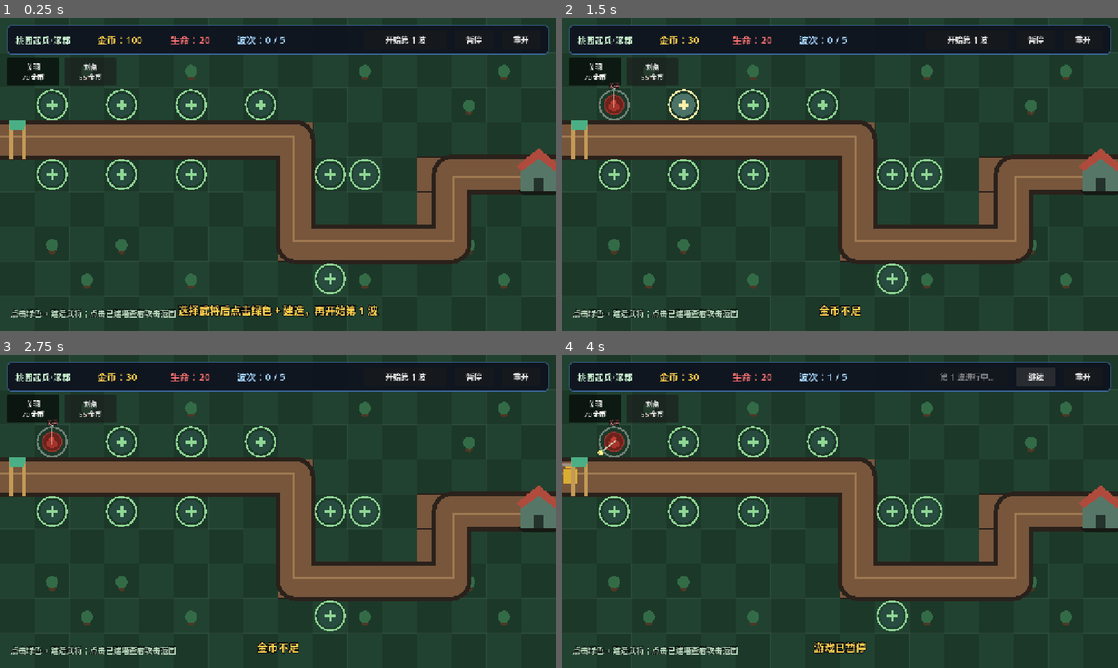
Above: before the commit, frames 1-4 (two rows, left to right).
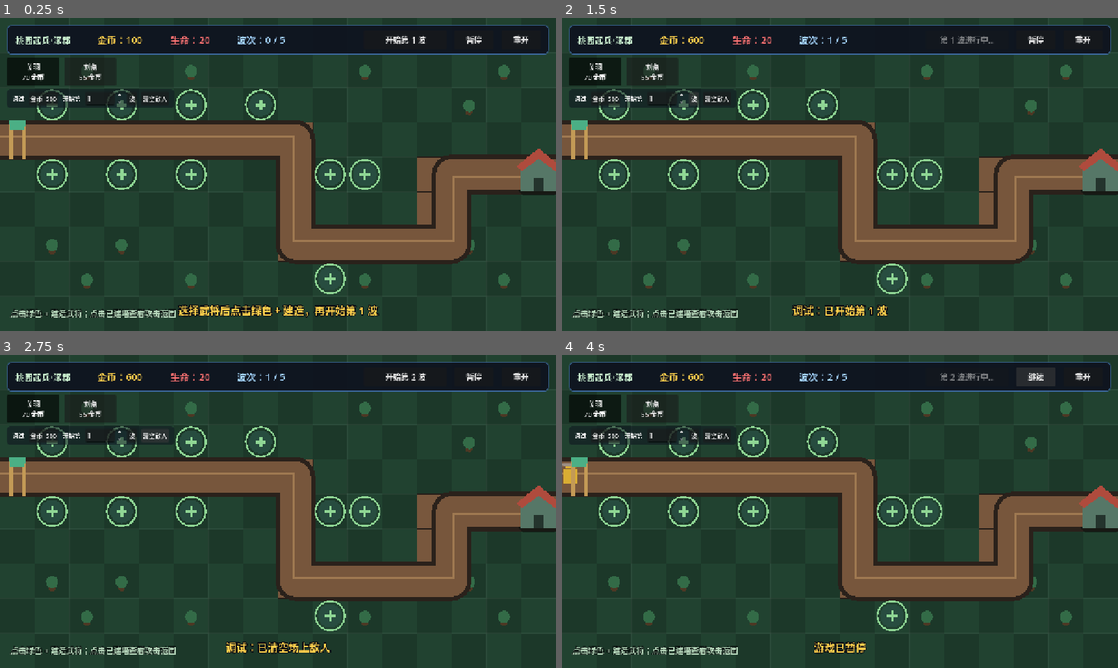
Above: after the commit, the same moments.

Repository: xiaohama21/TowerDefense
Game: Godot game, scene res://scenes/Main.tscn
Two runs of this game, one before a commit and one after it. Both use one fixed random seed, a clock stepped at 60 frames per second and the inputs below.
Inputs (mouse positions are in pixels of both pictures, inside the frame that each line leads up to):
- Up to frame 1 (0.25 s): no input
- Up to frame 2 (1.5 s): click (606, 99) at 0.5 s, where only the run after the commit has a clickable "金币+500"; click (695, 99) at 1.25 s, where only the run after the commit has a clickable "波"
- Up to frame 3 (2.75 s): click (155, 436) at 2 s, where only the run after the commit has a clickable "清空敌人"
- Up to frame 4 (4 s): click "开始第 1 波" (after the commit: "开始第 2 波") at 2.75 s; click "暂停" at 3.5 s

The runs differ from the first frame. In frame 1, 1.5% of the frame differs, in the area x 1-32%, y 22-29%; in frame 2, 2.4%, in the area x 1-78%, y 5-96%; in frame 3, 1.9%; in frame 4, 1.7%.

Commit message:
feat: v0.7/v0.8 设计落地——护甲公式、击杀经验归属、调试面板与文档模块化
- 护甲减算接入伤害流程（保留 10% 下限），EnemyData.armor 生效
- 击杀经验归属：最后一击 50% + 参与者均分，Enemy 记录伤害参与者
- 删除 EnemyManager.spawn_enemy 硬编码死代码与 CharacterData.tower_scene 未用字段
- 调试辅助面板（仅调试构建）：加金币/跳波次/清场，WaveManager 支持刷怪取消
- 补齐刘备/黄忠/貂蝉一转占位 .tres（倍率 1.0）
- SmokeRunner 新增资源完整性扫描与经验归属用例
- 设计文档 v0.7 数值/规则拍板，v0.8 拆分至 docs/modules/ 九个模块

Diff:
--- /dev/null
+++ b/resources/promotions/diao_chan_inspirer.tres
@@ -0,0 +1,19 @@
+[gd_resource type="Resource" script_class="PromotionData" load_steps=3 format=3]
+
+[ext_resource type="Script" path="res://scripts/data/PromotionData.gd" id="1_promotion"]
+[ext_resource type="Resource" path="res://resources/professions/dancer.tres" id="2_profession"]
+
+[resource]
+script = ExtResource("1_promotion")
+promotion_id = &"diao_chan_inspirer"
+display_name = "倾城鼓舞"
+description = "貂蝉的一转路线。占位配置：倍率 1.0，阶段 2 细化数值与技能。"
+parent_id = &""
+next_promotion_ids = []
+target_profession = ExtResource("2_profession")
+required_level = 10
+damage_multiplier = 1.0
+range_multiplier = 1.0
+attack_interval_multiplier = 1.0
+granted_skill_ids = []
+visual_variant_id = &"diao_chan_inspirer"
--- /dev/null
+++ b/resources/promotions/huang_zhong_sharpshooter.tres
@@ -0,0 +1,19 @@
+[gd_resource type="Resource" script_class="PromotionData" load_steps=3 format=3]
+
+[ext_resource type="Script" path="res://scripts/data/PromotionData.gd" id="1_promotion"]
+[ext_resource type="Resource" path="res://resources/professions/archer.tres" id="2_profession"]
+
+[resource]
+script = ExtResource("1_promotion")
+promotion_id = &"huang_zhong_sharpshooter"
+display_name = "神射手"
+description = "黄忠的一转路线。占位配置：倍率 1.0，阶段 2 细化数值与技能。"
+parent_id = &""
+next_promotion_ids = []
+target_profession = ExtResource("2_profession")
+required_level = 10
+damage_multiplier = 1.0
+range_multiplier = 1.0
+attack_interval_multiplier = 1.0
+granted_skill_ids = []
+visual_variant_id = &"huang_zhong_sharpshooter"
--- /dev/null
+++ b/resources/promotions/liu_bei_commander.tres
@@ -0,0 +1,19 @@
+[gd_resource type="Resource" script_class="PromotionData" load_steps=3 format=3]
+
+[ext_resource type="Script" path="res://scripts/data/PromotionData.gd" id="1_promotion"]
+[ext_resource type="Resource" path="res://resources/professions/strategist.tres" id="2_profession"]
+
+[resource]
+script = ExtResource("1_promotion")
+promotion_id = &"liu_bei_commander"
+display_name = "仁德统军"
+description = "刘备的一转路线。占位配置：倍率 1.0，阶段 2 细化数值与技能。"
+parent_id = &""
+next_promotion_ids = []
+target_profession = ExtResource("2_profession")
+required_level = 10
+damage_multiplier = 1.0
+range_multiplier = 1.0
+attack_interval_multiplier = 1.0
+granted_skill_ids = []
+visual_variant_id = &"liu_bei_commander"
--- /dev/null
+++ b/scripts/DebugPanel.gd
@@ -0,0 +1,71 @@
+extends PanelContainer
+
+## 仅调试构建可见的测试辅助面板：加金币、跳转波次、清空敌人。
+## 用于测试后期波次，不改变正式数值、存档与结算逻辑。
+
+signal wave_jump_requested(wave_index: int)
+signal clear_enemies_requested
+
+const DEBUG_GOLD_AMOUNT: int = 500
+
+var _wave_spin_box: SpinBox
+
+
+func _ready() -> void:
+	add_theme_stylebox_override("panel", _make_style())
+
+	var row := HBoxContainer.new()
+	row.add_theme_constant_override("separation", 10)
+	add_child(row)
+
+	row.add_child(_make_label("调试"))
+	row.add_child(_make_button("金币+%d" % DEBUG_GOLD_AMOUNT, _on_gold_pressed))
+
+	row.add_child(_make_label("开始第"))
+	_wave_spin_box = SpinBox.new()
+	_wave_spin_box.min_value = 1
+	_wave_spin_box.max_value = 99
+	_wave_spin_box.value = 1
+	_wave_spin_box.custom_minimum_size = Vector2(72, 0)
+	row.add_child(_wave_spin_box)
+	row.add_child(_make_button("波", _on_jump_pressed))
+
+	row.add_child(_make_button("清空敌人", _on_clear_pressed))
+
+
+func _make_style() -> StyleBoxFlat:
+	var style := StyleBoxFlat.new()
+	style.bg_color = Color(0.05, 0.07, 0.12, 0.55)
+	style.set_corner_radius_all(8)
+	style.content_margin_left = 12.0
+	style.content_margin_right = 12.0
+	style.content_margin_top = 6.0
+	style.content_margin_bottom = 6.0
+	return style
+
+
+func _make_label(text: String) -> Label:
+	var label := Label.new()
+	label.text = text
+	label.add_theme_font_size_override("font_size", 14)
+	return label
+
+
+func _make_button(text: String, handler: Callable) -> Button:
+	var button := Button.new()
+	button.text = text
+	button.add_theme_font_size_override("font_size", 14)
+	button.pressed.connect(handler)
+	return button
+
+
+func _on_gold_pressed() -> void:
+	GameManager.gold += DEBUG_GOLD_AMOUNT
+
+
+func _on_jump_pressed() -> void:
+	wave_jump_requested.emit(int(_wave_spin_box.value) - 1)
+
+
+func _on_clear_pressed() -> void:
+	clear_enemies_requested.emit()
--- a/scripts/Enemy.gd
+++ b/scripts/Enemy.gd
@@ -6,6 +6,7 @@
 
 @export var speed: float = 100.0
 @export var max_hp: int = 100
+@export var armor: int = 0
 @export var reward: int = 10
 @export var kill_xp: int = 0
 @export var damage_to_base: int = 1
@@ -14,6 +15,8 @@
 var current_hp: int = 0
 var is_dead: bool = false
 var last_damage_source_character_id: String = ""
+# character_id -> 累计有效伤害，供击杀经验归属规则（GDD 4.4）分摊使用。
+var damage_contributors: Dictionary = {}
 
 @onready var hp_bar: ProgressBar = $HpBar
 @onready var body: ColorRect = $Body
@@ -47,10 +50,15 @@
 func take_damage(amount: int, source_character_id: String = "") -> void:
 	if is_dead or amount <= 0:
 		return
-	if not source_character_id.strip_edges().is_empty():
-		last_damage_source_character_id = source_character_id.strip_edges()
+	var source_id := source_character_id.strip_edges()
+	if not source_id.is_empty():
+		last_damage_source_character_id = source_id
 
-	current_hp = maxi(current_hp - amount, 0)
+	# 护甲减算保留 10% 伤害下限，高护甲也不完全免伤（GDD 5.5）。
+	var effective := maxi(amount - armor, ceili(amount * 0.1))
+	current_hp = maxi(current_hp - effective, 0)
+	if not source_id.is_empty():
+		damage_contributors[source_id] = int(damage_contributors.get(source_id, 0)) + effective
 	update_hp_bar()
 
 	if current_hp <= 0:
@@ -63,7 +71,7 @@
 	is_dead = true
 
 	if give_reward:
-		GameManager.enemy_died(reward, kill_xp, last_damage_source_character_id)
+		GameManager.enemy_died(reward, kill_xp, last_damage_source_character_id, damage_contributors)
 
 	queue_free()
 
--- a/scripts/EnemyManager.gd
+++ b/scripts/EnemyManager.gd
@@ -3,49 +3,6 @@
 const ENEMY_SCENE: PackedScene = preload("res://scenes/Enemy.tscn")
 
 @onready var path: Path2D = $"../Path2D"
-
-
-func spawn_enemy(enemy_type: String = "slime") -> Enemy:
-	var enemy := ENEMY_SCENE.instantiate() as Enemy
-	if enemy == null:
-		push_error("无法实例化敌人场景")
-		return null
-
-	# Configure before add_child(), because add_child triggers Enemy._ready().
-	match enemy_type:
-		"slime":
-			enemy.enemy_id = &"slime"
-			enemy.speed = 80.0
-			enemy.max_hp = 100
-			enemy.reward = 10
-			enemy.kill_xp = 8
-			enemy.set_color(Color.GREEN)
-		"goblin":
-			enemy.enemy_id = &"goblin"
-			enemy.speed = 120.0
-			enemy.max_hp = 200
-			enemy.reward = 15
-			enemy.kill_xp = 12
-			enemy.set_color(Color.RED)
-		"boss":
-			enemy.enemy_id = &"boss"
-			enemy.speed = 40.0
-			enemy.max_hp = 800
-			enemy.reward = 50
-			enemy.kill_xp = 100
-			enemy.damage_to_base = 5
-			enemy.set_color(Color.PURPLE)
-			enemy.set_body_size(Vector2(60, 60))
-		_:
-			push_warning("未知敌人类型 '%s'，将使用 slime 配置" % enemy_type)
-			enemy.speed = 80.0
-			enemy.max_hp = 100
-			enemy.reward = 10
-			enemy.kill_xp = 8
-			enemy.set_color(Color.GREEN)
-
-	path.add_child(enemy)
-	return enemy
 
 
 ## Spawn an enemy from an EnemyData resource. Configure before add_child(),
@@ -59,6 +16,7 @@
 	enemy.enemy_id = enemy_data.enemy_id
 	enemy.speed = enemy_data.move_speed
 	enemy.max_hp = enemy_data.max_hp
+	enemy.armor = enemy_data.armor
 	enemy.reward = enemy_data.currency_reward
 	enemy.kill_xp = enemy_data.kill_xp
 	enemy.damage_to_base = enemy_data.damage_to_base
--- a/scripts/GameManager.gd
+++ b/scripts/GameManager.gd
@@ -28,10 +28,52 @@
 		return
 	lives = max(lives - damage, 0)
 
-func enemy_died(reward: int, kill_xp: int = 0, source_character_id: String = ""):
+func enemy_died(
+	reward: int,
+	kill_xp: int = 0,
+	source_character_id: String = "",
+	damage_contributors: Dictionary = {}
+):
 	gold += reward
-	if active_battle_session != null and kill_xp > 0 and not source_character_id.strip_edges().is_empty():
-		active_battle_session.add_xp(source_character_id, kill_xp)
+	if kill_xp > 0:
+		_distribute_kill_xp(kill_xp, source_character_id, damage_contributors)
+
+
+## 击杀经验归属（GDD 4.4）：发出的经验总量守恒等于 kill_xp；最后一击得 50%
+## （向上取整），其余由所有对该敌人造成过伤害的武将均分（含最后一击者，
+## 余数归最后一击）。保证辅助/低攻速职业也能积累经验。
+func _distribute_kill_xp(kill_xp: int, last_hitter_id: String, contributors: Dictionary) -> void:
+	var last_id := last_hitter_id.strip_edges()
+	var participant_ids: Array[String] = []
+	for key in contributors.keys():
+		var participant_id := str(key).strip_edges()
+		if not participant_id.is_empty() and not participant_ids.has(participant_id):
+			participant_ids.append(participant_id)
+	if participant_ids.is_empty() and not last_id.is_empty():
+		participant_ids.append(last_id)
+	if participant_ids.is_empty():
+		return
+
+	var last_share := ceili(kill_xp * 0.5)
+	if not last_id.is_empty():
+		_add_session_xp(last_id, last_share)
+
+	var pool := kill_xp - last_share
+	if pool <= 0:
+		return
+	var count := participant_ids.size()
+	var even_share := floori(pool / float(count))
+	var remainder := pool - even_share * count
+	for participant_id in participant_ids:
+		var amount := even_share
+		if participant_id == last_id:
+			amount += remainder
+		_add_session_xp(participant_id, amount)
+
+
+func _add_session_xp(character_id: String, amount: int) -> void:
+	if active_battle_session != null and amount > 0:
+		active_battle_session.add_xp(character_id, amount)
 
 
 func set_battle_session(session: BattleSession) -> void:
--- a/scripts/Main.gd
+++ b/scripts/Main.gd
@@ -50,6 +50,8 @@
 	ui.pause_pressed.connect(_on_pause_pressed)
 	ui.restart_pressed.connect(_on_restart_pressed)
 	ui.character_selected.connect(_on_character_selected)
+	ui.debug_wave_jump_requested.connect(_on_debug_wave_jump)
+	ui.debug_clear_enemies_requested.connect(_on_debug_clear_enemies)
 	build_manager.tower_built.connect(_on_tower_built)
 
 	ui.set_stage_name(stage_data.display_name)
@@ -128,6 +130,28 @@
 
 func _on_wave_completed():
 	GameManager.wave_completed()
+
+
+## 调试：从任意波次直接开打（仅调试构建的测试面板会触发）。
+func _on_debug_wave_jump(wave_index: int) -> void:
+	if (
+		GameManager.is_wave_active
+		or GameManager.lives <= 0
+		or wave_index < 0
+		or wave_index >= GameManager.total_waves
+	):
+		ui.show_status("调试：当前无法跳转波次")
+		return
+	GameManager.current_wave = wave_index
+	ui.hide_message()
+	wave_manager.start_wave(wave_index)
+	ui.update_wave(GameManager.current_wave, GameManager.total_waves)
+	ui.show_status("调试：已开始第 %d 波" % (wave_index + 1))
+
+
+func _on_debug_clear_enemies() -> void:
+	wave_manager.debug_clear_enemies()
+	ui.show_status("调试：已清空场上敌人", 1.5)
 
 func _on_game_over():
 	if battle_session != null:
--- a/scripts/UI.gd
+++ b/scripts/UI.gd
@@ -4,6 +4,8 @@
 signal pause_pressed
 signal restart_pressed
 signal character_selected(character_id: String)
+signal debug_wave_jump_requested(wave_index: int)
+signal debug_clear_enemies_requested
 
 @onready var gold_label: Label = $Root/TopBar/Margin/Content/GoldLabel
 @onready var lives_label: Label = $Root/TopBar/Margin/Content/LivesLabel
@@ -17,6 +19,8 @@
 @onready var status_label: Label = $Root/StatusLabel
 @onready var character_bar: HBoxContainer = $Root/CharacterBar
 
+const DEBUG_PANEL_SCRIPT := preload("res://scripts/DebugPanel.gd")
+
 var _status_request_id: int = 0
 var _previous_paused_state: bool = false
 var _character_buttons: Dictionary = {}
@@ -28,6 +32,9 @@
 	pause_button.pressed.connect(_on_pause_button_pressed)
 	restart_button.pressed.connect(_on_restart_button_pressed)
 
+	if OS.is_debug_build():
+		_create_debug_panel()
+
 	update_gold(GameManager.gold)
 	update_lives(GameManager.lives)
 	update_wave(GameManager.current_wave, GameManager.total_waves)
@@ -37,6 +44,15 @@
 
 func set_stage_name(stage_name: String) -> void:
 	stage_label.text = stage_name
+
+
+## 调试辅助面板（仅调试构建创建）：加金币、跳波次、清场，方便测试。
+func _create_debug_panel() -> void:
+	var panel := DEBUG_PANEL_SCRIPT.new()
+	panel.position = Vector2(16, 164)
+	panel.wave_jump_requested.connect(debug_wave_jump_requested.emit)
+	panel.clear_enemies_requested.connect(debug_clear_enemies_requested.emit)
+	$Root.add_child(panel)
 
 
 func setup_character_bar(characters: Array) -> void:
--- a/scripts/WaveManager.gd
+++ b/scripts/WaveManager.gd
@@ -7,6 +7,7 @@
 var waves: Array[WaveData] = []
 
 var is_spawning: bool = false
+var spawn_cancel_requested: bool = false
 
 
 func configure_waves(stage_waves: Array) -> void:
@@ -24,6 +25,7 @@
 
 	var wave: WaveData = waves[wave_index]
 	is_spawning = true
+	spawn_cancel_requested = false
 
 	for group in wave.spawn_groups:
 		for i in range(group.count):
@@ -32,12 +34,23 @@
 			if group.spawn_interval > 0.0:
 				# 波次计时器随游戏暂停，避免暂停时仍在后台刷怪。
 				await get_tree().create_timer(group.spawn_interval, false).timeout
+				if spawn_cancel_requested:
+					is_spawning = false
+					return
 
 	is_spawning = false
+
+
+## 调试：清空场上敌人并取消剩余刷怪（无奖励），用于快速切换/重测波次。
+func debug_clear_enemies() -> void:
+	spawn_cancel_requested = true
+	for node in get_tree().get_nodes_in_group(Enemy.ENEMY_GROUP):
+		if node is Enemy:
+			node.die(false)
 
 func _process(_delta):
 	if GameManager.is_wave_active and not is_spawning:
 		# 检查是否还有敌人存活
-		var enemies = get_tree().get_nodes_in_group("enemies")
+		var enemies = get_tree().get_nodes_in_group(Enemy.ENEMY_GROUP)
 		if enemies.is_empty():
 			wave_completed.emit()
--- a/scripts/data/CharacterData.gd
+++ b/scripts/data/CharacterData.gd
@@ -11,7 +11,6 @@
 @export var tags: Array[StringName] = []
 
 @export_category("Deployment")
-@export var tower_scene: PackedScene
 @export_range(0, 9999, 1) var build_cost: int = 50
 @export_range(0, 99999, 1) var base_damage: int = 40
 @export_range(0.0, 2000.0, 1.0) var base_range: float = 150.0
--- a/tests/SmokeRunner.gd
+++ b/tests/SmokeRunner.gd
@@ -1,6 +1,7 @@
 extends Node
 
 var failures: Array[String] = []
+var warnings: Array[String] = []
 
 
 func _ready() -> void:
@@ -15,6 +16,8 @@
 
 
 func _run() -> void:
+	_check_resource_integrity()
+
 	var packed := load("res://scenes/Main.tscn") as PackedScene
 	_check(packed != null, "Main.tscn 无法加载")
 	if packed == null:
@@ -57,7 +60,18 @@
 		_check(tower_manager.get_child_count() == 2 and slots[1].occupied, "金币充足时应能建造第二座塔")
 
 	var enemy_manager := main.get_node("EnemyManager")
-	var boss := enemy_manager.spawn_enemy("boss") as Enemy
+	# 程序化构造 EnemyData，替代旧的硬编码 spawn_enemy("boss")。
+	var boss_data := EnemyData.new()
+	boss_data.enemy_id = &"smoke_boss"
+	boss_data.display_name = "冒烟测试 Boss"
+	boss_data.max_hp = 800
+	boss_data.move_speed = 40.0
+	boss_data.currency_reward = 50
+	boss_data.kill_xp = 100
+	boss_data.damage_to_base = 5
+	boss_data.body_color = Color.PURPLE
+	boss_data.body_size = Vector2(60, 60)
+	var boss := enemy_manager.spawn_enemy_from_data(boss_data) as Enemy
 	await get_tree().process_frame
 	_check(boss != null and boss.current_hp == 800, "Boss 应以 800 HP 初始化")
 	if boss:
@@ -102,7 +116,7 @@
 	wave_manager.start_wave(0)
 	await get_tree().process_frame
 	_check(GameManager.is_wave_active, "开波后应进入战斗状态")
-	var wave_enemies := get_tree().get_nodes_in_group("enemies")
+	var wave_enemies := get_tree().get_nodes_in_group(Enemy.ENEMY_GROUP)
 	_check(wave_enemies.size() == 1, "测试波次应生成一只敌人")
 	if not wave_enemies.is_empty():
 		(wave_enemies[0] as Enemy).take_damage(9999)
@@ -110,11 +124,26 @@
 		await get_tree().process_frame
 	_check(GameManager.current_wave == 1 and not GameManager.is_wave_active, "击杀最后一只敌人后应完成波次")
 
+	# 击杀经验归属（GDD 4.4）：步卒 kill_xp=8，关羽最后一击应得 50%+均分 = 6，
+	# 刘备参与伤害应得均分 = 2。
+	var xp_session := BattleSession.new("smoke_xp_stage")
+	GameManager.set_battle_session(xp_session)
+	var xp_enemy := enemy_manager.spawn_enemy_from_data(soldier) as Enemy
+	_check(xp_enemy != null, "经验归属用例应能生成敌人")
+	if xp_enemy:
+		xp_enemy.take_damage(30, "liu_bei")
+		xp_enemy.take_damage(9999, "guan_yu")
+		var pending_xp: Dictionary = xp_session.get_pending_xp_by_character()
+		_check(int(pending_xp.get("guan_yu", 0)) == 6, "最后一击武将应获得 6 点经验（4 + 均分 2）")
+		_check(int(pending_xp.get("liu_bei", 0)) == 2, "参与伤害武将应获得均分 2 点经验")
+
 	_finish()
 
 
 func _finish() -> void:
 	get_tree().paused = false
+	for warning in warnings:
+		print("SMOKE_TEST_WARN: %s" % warning)
 	if failures.is_empty():
 		print("SMOKE_TEST_OK")
 		get_tree().quit(0)
@@ -123,3 +152,92 @@
 		for failure in failures:
 			print(" - %s" % failure)
 		get_tree().quit(1)
+
+
+## 资源完整性扫描（GDD 阶段 3 验收项"无配置缺失报错"）：全量加载
+## resources/ 下 .tres 并校验跨资源引用。指向尚未创建内容的前向引用
+## （如角色解锁关卡未建）只记警告；引用到任何位置都不存在的 ID 记为失败。
+func _check_resource_integrity() -> void:
+	var characters: Dictionary = {}
+	var promotions: Dictionary = {}
+	var stages: Dictionary = {}
+	var items: Dictionary = {}
+	for path in _collect_resource_paths("res://resources"):
+		var resource := load(path) as Resource
+		if resource == null:
+			_check(false, "资源加载失败: %s" % path)
+			continue
+		if resource is CharacterData:
+			var character := resource as CharacterData
+			_check(character.is_valid(), "CharacterData 无效: %s" % path)
+			_check(character.profession != null, "角色缺少职业引用: %s" % path)
+			characters[str(character.character_id)] = character
+		elif resource is EnemyData:
+			_check((resource as EnemyData).is_valid(), "EnemyData 无效: %s" % path)
+		elif resource is StageData:
+			var stage := resource as StageData
+			_check(stage.is_valid(), "StageData 无效: %s" % path)
+			stages[str(stage.stage_id)] = stage
+		elif resource is PromotionData:
+			var promotion := resource as PromotionData
+			_check(promotion.is_valid(), "PromotionData 无效: %s" % path)
+			_check(promotion.target_profession != null, "转职缺少目标职业: %s" % path)
+			promotions[str(promotion.promotion_id)] = promotion
+		elif resource is ProfessionData:
+			var profession := resource as ProfessionData
+			_check(profession.is_valid(), "ProfessionData 无效: %s" % path)
+			_check(not profession.behavior_id.is_empty(), "职业缺少 behavior_id: %s" % path)
+		elif resource is ItemData:
+			var item := resource as ItemData
+			_check(item.is_valid(), "ItemData 无效: %s" % path)
+			items[str(item.item_id)] = item
+		elif resource is ItemAmountData:
+			_check((resource as ItemAmountData).is_valid(), "ItemAmountData 缺少道具引用: %s" % path)
+		elif resource is WaveData:
+			_check((resource as WaveData).is_valid(), "WaveData 无效: %s" % path)
+		elif resource is ChapterData:
+			_check((resource as ChapterData).is_valid(), "ChapterData 无效: %s" % path)
+
+	for character_id in characters:
+		var character: CharacterData = characters[character_id]
+		for promotion_id in character.promotion_ids:
+			_check(promotions.has(str(promotion_id)),
+				"角色 %s 引用了不存在的转职 %s" % [character_id, promotion_id])
+		if not character.unlock_stage_id.is_empty() and not stages.has(str(character.unlock_stage_id)):
+			warnings.append("角色 %s 的解锁关卡 %s 尚未创建" % [character_id, character.unlock_stage_id])
+	for stage_id in stages:
+		var stage: StageData = stages[stage_id]
+		for prereq in stage.prerequisite_stage_ids:
+			_check(stages.has(str(prereq)),
+				"关卡 %s 引用了不存在的前置关卡 %s" % [stage_id, prereq])
+		for unlock_id in stage.first_clear_unlock_character_ids:
+			_check(characters.has(str(unlock_id)),
+				"关卡 %s 首通解锁了不存在的角色 %s" % [stage_id, unlock_id])
+		for reward in stage.first_clear_rewards + stage.repeat_clear_rewards:
+			if reward != null and reward.item != null and not items.has(str(reward.item.item_id)):
+				_check(false, "关卡 %s 掉落了未注册道具 %s" % [stage_id, reward.item.item_id])
+	for promotion_id in promotions:
+		var promotion: PromotionData = promotions[promotion_id]
+		for next_id in promotion.next_promotion_ids:
+			_check(promotions.has(str(next_id)),
+				"转职 %s 引用了不存在的后续转职 %s" % [promotion_id, next_id])
+
+
+func _collect_resource_paths(dir_path: String) -> Array[String]:
+	var result: Array[String] = []
+	var dir := DirAccess.open(dir_path)
+	if dir == null:
+		_check(false, "无法打开资源目录: %s" % dir_path)
+		return result
+	dir.list_dir_begin()
+	var entry := dir.get_next()
+	while not entry.is_empty():
+		var full_path := dir_path + "/" + entry
+		if dir.current_is_dir():
+			if not entry.begins_with("."):
+				result.append_array(_collect_resource_paths(full_path))
+		elif entry.ends_with(".tres"):
+			result.append(full_path)
+		entry = dir.get_next()
+	dir.list_dir_end()
+	return result
Not shown, added: docs/screenshot.png.import
Not shown, added: scripts/DebugPanel.gd.uid
Not shown, changed: README.md
Not shown, changed: docs/GAME_DESIGN.md
Not shown, added: docs/modules/BEHAVIORS.md
Not shown, added: docs/modules/CHARACTERS.md
Not shown, added: docs/modules/DROPS_GACHA.md
Not shown, added: docs/modules/ENEMIES.md
Not shown, added: docs/modules/NUMBERS.md
Not shown, added: docs/modules/PROFESSIONS.md
Not shown, added: docs/modules/SAVE_DATA.md
Not shown, added: docs/modules/STAGES.md
(and 1 more such lines)
